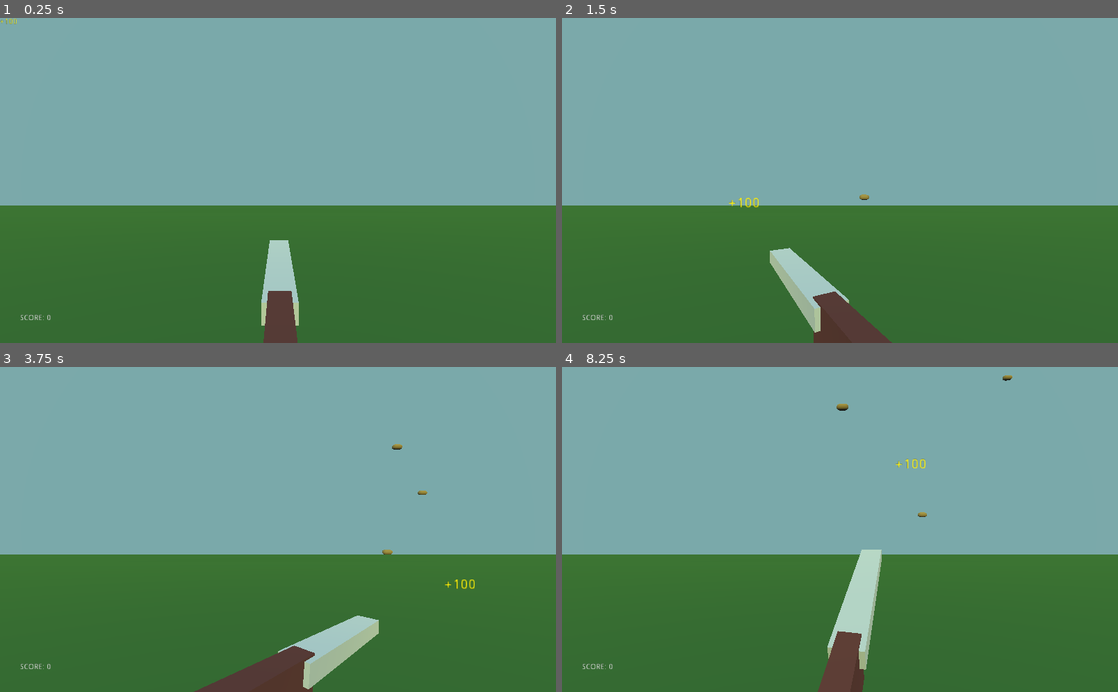
Above: before the commit, frames 1-4 (two rows, left to right).
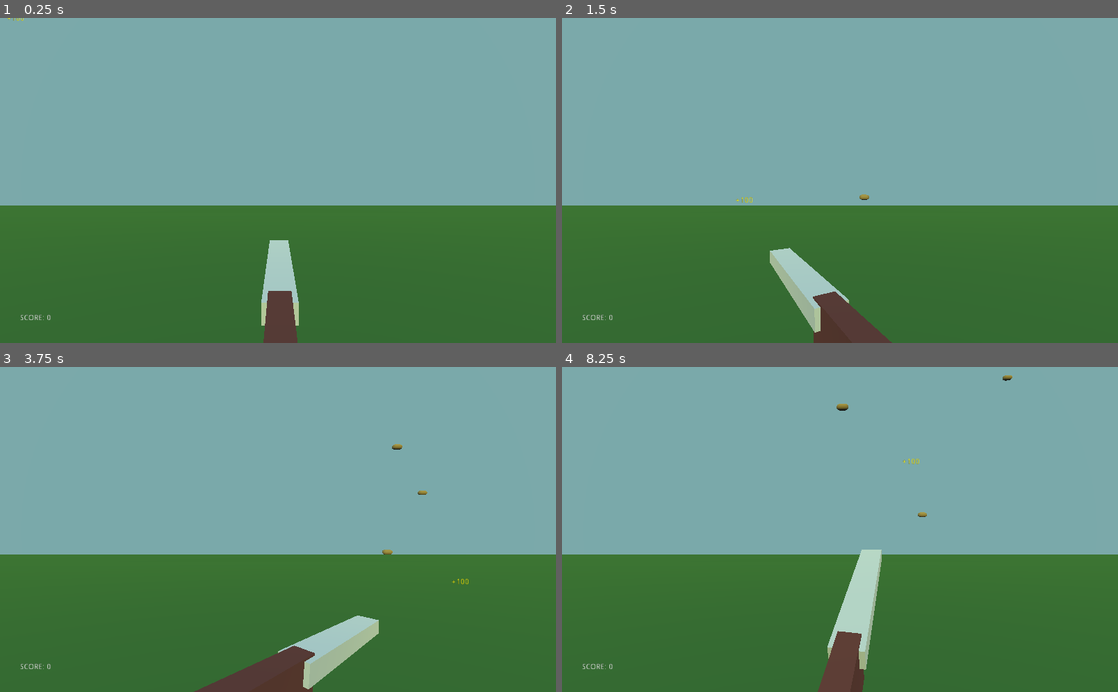
Above: after the commit, the same moments.

Repository: zMenta/CapsuleHunt3D
Game: Godot game, scene res://Main/Main.tscn
The game is run twice, just before and just after one commit, with the same random seed, the same clock (stepped at 60 frames per second) and the same inputs.
Inputs (mouse positions are in pixels of both pictures, inside the frame that each line leads up to):
- Up to frame 1 (0.25 s): no input
- Up to frame 2 (1.5 s): tap Enter at 0.5 s; move the mouse to (962, 164) at 0.52 s; press the mouse at (962, 164) at 0.53 s; tap Space at 1.25 s; move the mouse to (728, 196) at 1.27 s; release the mouse at (728, 196) at 1.28 s; hold Down (ui_down) from 1.28 s (still down); click (728, 196) at 1.35 s
- Up to frame 3 (3.75 s): tap Enter at 2 s; move the mouse to (333, 458) at 2.02 s; release Down (ui_down) at 2.03 s; press the mouse at (333, 458) at 2.03 s; move the mouse to (250, 594) at 2.77 s; release the mouse at (250, 594) at 2.78 s; click (250, 594) at 2.85 s; move the mouse to (444, 578) at 3.52 s; press the mouse at (444, 578) at 3.53 s; hold Down (ui_down) from 3.53 s (still down)
- Up to frame 4 (8.25 s): move the mouse to (673, 480) at 4.27 s; release the mouse at (673, 480) at 4.28 s; click (673, 480) at 4.35 s; move the mouse to (867, 529) at 5.02 s; press the mouse at (867, 529) at 5.03 s; move the mouse to (756, 448) at 5.77 s; release Down (ui_down) at 5.78 s; release the mouse at (756, 448) at 5.78 s; click (756, 448) at 5.85 s; move the mouse to (962, 513) at 6.52 s; press the mouse at (962, 513) at 6.53 s; move the mouse to (728, 545) at 7.27 s; release the mouse at (728, 545) at 7.28 s; click (728, 545) at 7.35 s; move the mouse to (895, 458) at 8.02 s; press the mouse at (895, 458) at 8.03 s; hold Down (ui_down) from 8.03 s (still down)

The runs differ from the first frame. In frame 1, less than 0.1% of the frame differs, in the area x 0-5%, y 0-2%; in frame 2, less than 0.1%; in frame 3, less than 0.1%; in frame 4, less than 0.1%, in the area x 60-66%, y 28-32%.

Commit message:
PointMade Label

Diff:
--- a/DuckHunt3D/Gui/GUI.gd
+++ b/DuckHunt3D/Gui/GUI.gd
@@ -9,5 +9,6 @@
 	if event is InputEventMouseMotion:
 		$PointMade.rect_position = get_global_mouse_position()
 
-	if event.is_action_pressed("ui_down"):
-		$AnimationPlayer.play("PointMadeAnimation")
+
+func point_made_animation() -> void:
+	$AnimationPlayer.play("PointMadeAnimation")
--- a/DuckHunt3D/Gui/GUI.tscn
+++ b/DuckHunt3D/Gui/GUI.tscn
@@ -19,15 +19,15 @@
 }
 tracks/1/type = "value"
 tracks/1/path = NodePath("PointMade:rect_scale")
-tracks/1/interp = 1
+tracks/1/interp = 2
 tracks/1/loop_wrap = true
 tracks/1/imported = false
 tracks/1/enabled = true
 tracks/1/keys = {
-"times": PoolRealArray( 0, 0.1, 0.6 ),
-"transitions": PoolRealArray( 1, 1, 1 ),
+"times": PoolRealArray( 0, 0.1, 0.3, 0.6 ),
+"transitions": PoolRealArray( 1, 1, 1, 1 ),
 "update": 0,
-"values": [ Vector2( 1, 1 ), Vector2( 2, 2 ), Vector2( 1, 1 ) ]
+"values": [ Vector2( 1, 1 ), Vector2( 3, 3 ), Vector2( 3, 3 ), Vector2( 1, 1 ) ]
 }
 
 [sub_resource type="Animation" id=2]
@@ -78,11 +78,13 @@
 text = "SCORE: 0"
 
 [node name="PointMade" type="Label" parent="."]
-margin_right = 40.0
+margin_top = -6.0
+margin_right = 45.0
 margin_bottom = 14.0
 custom_colors/font_color = Color( 1, 0.937255, 0.027451, 1 )
 custom_colors/font_outline_modulate = Color( 0, 0, 0, 1 )
 text = "+100"
+align = 2
 percent_visible = -0.25
 
 [node name="AnimationPlayer" type="AnimationPlayer" parent="."]
--- a/DuckHunt3D/Main/Main.gd
+++ b/DuckHunt3D/Main/Main.gd
@@ -13,5 +13,6 @@
 
 
 func _on_Duck_died() -> void:
+	$GUI.point_made_animation()
 	current_score += 100
 	$GUI.change_score(current_score)
